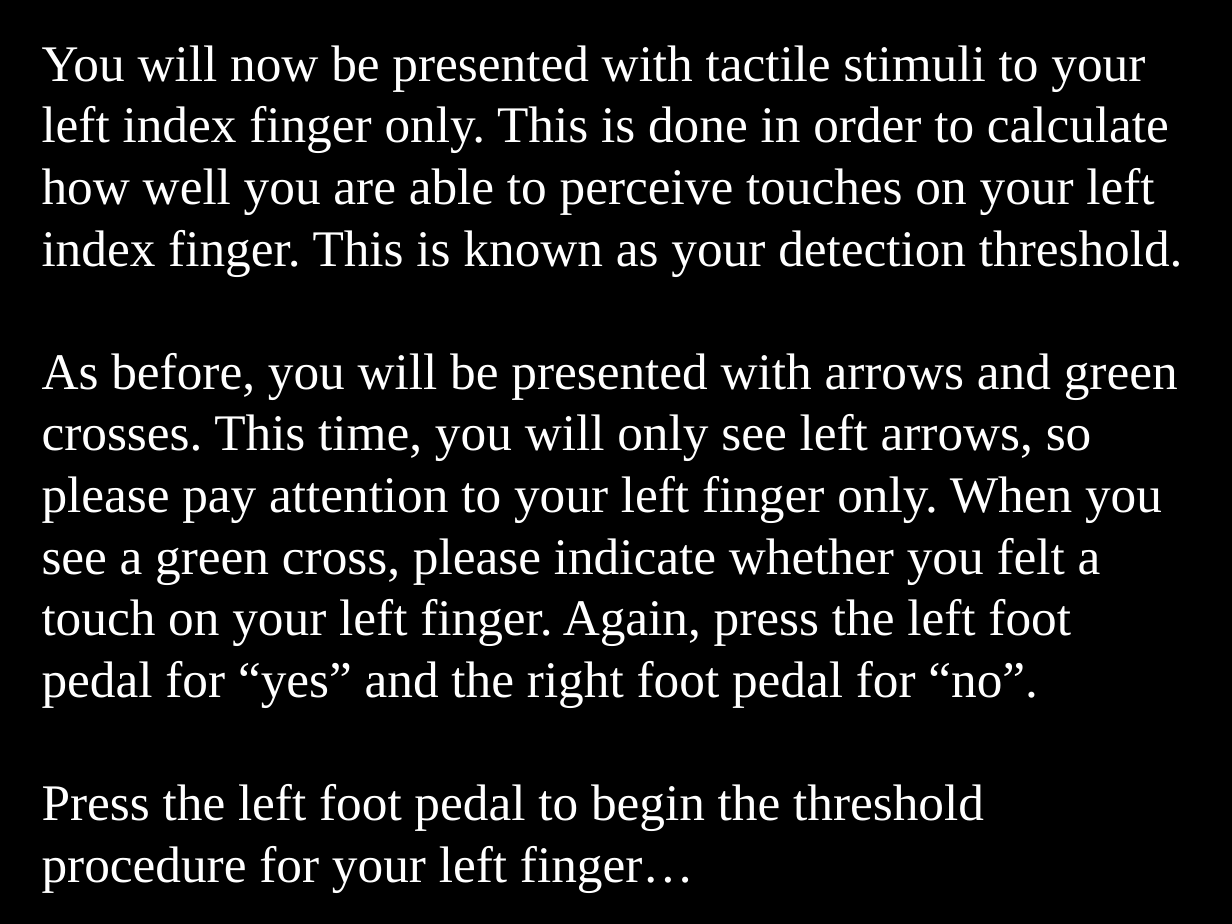
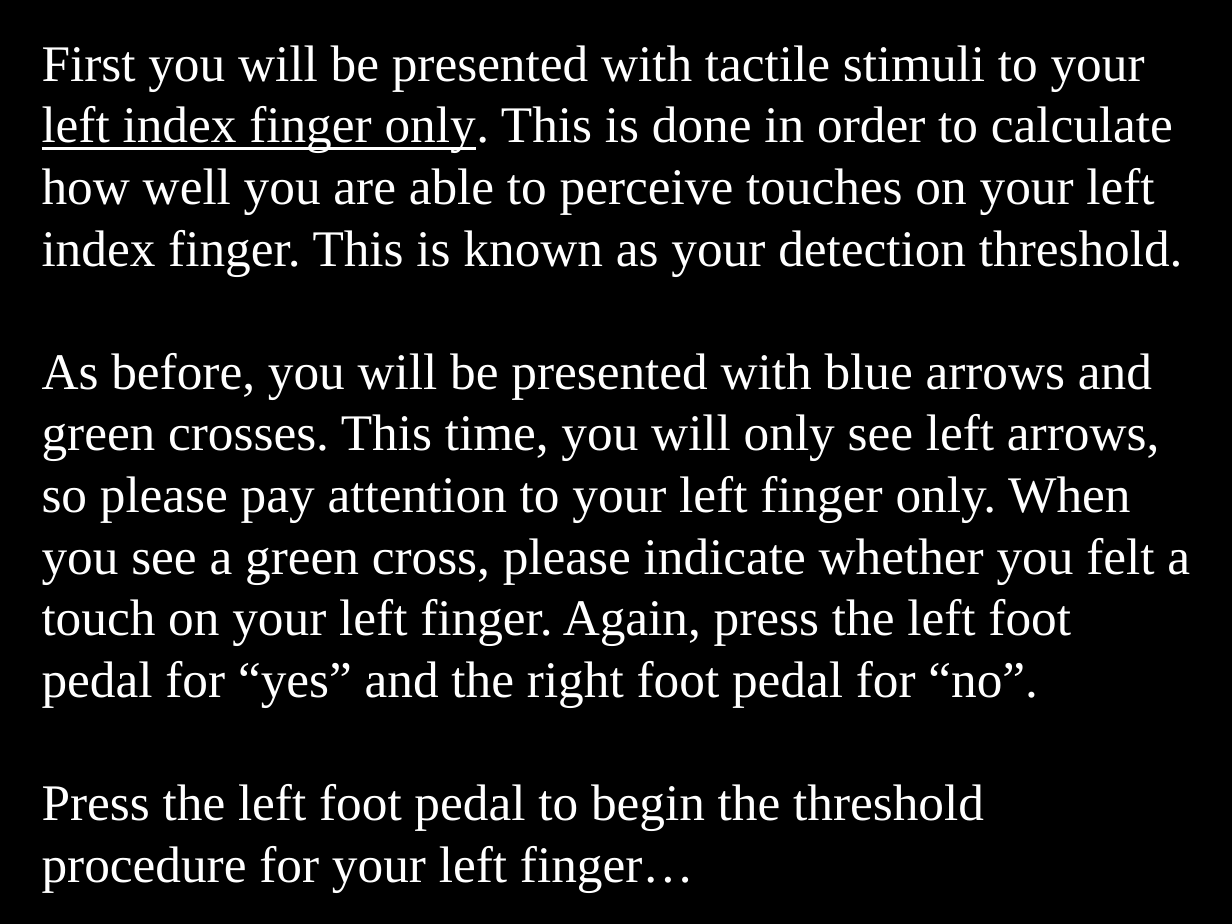
Before and after one commit to EmbodiedResearchLab/Vitality-Tactile-Detection, a slide deck: slide 10 of Stimuli/new/General instructions.pptx (slide 9 before the commit). Drawn at 1232x924 pixels with LibreOffice and Linux fonts; fonts in the diff are those of the drawing. Boxes give left, top, right and bottom in pixels: in the first picture for what was removed or moved away, otherwise in the second. Text is boxed around its words. In the diff, an @@ line names an element or a change of style, - is before the commit and + after.

Commit message:
Added new stimuli

```diff
--- a/Stimuli/new/General instructions.pptx
+++ b/Stimuli/new/General instructions.pptx
@@ text at [42, 45, 1190, 708]: text changed @@
-You will now be presented with tactile stimuli to your left index finger only. This is done in order to calculate how well you are able to perceive touches on your left index finger. This is known as your detection threshold.
-As before, you will be presented with arrows and green crosses. This time, you will only see left arrows, so please pay attention to your left finger only. When you see a green cross, please indicate whether you felt a touch on your left finger. Again, press the left foot pedal for “yes” and the right foot pedal for “no”.
+First you will be presented with tactile stimuli to your left index finger only. This is done in order to calculate how well you are able to perceive touches on your left index finger. This is known as your detection threshold.
+As before, you will be presented with blue arrows and green crosses. This time, you will only see left arrows, so please pay attention to your left finger only. When you see a green cross, please indicate whether you felt a touch on your left finger. Again, press the left foot pedal for “yes” and the right foot pedal for “no”.
```
Also in this commit, not shown: 13 other slides changed, 4 slides added, 30 other files.
